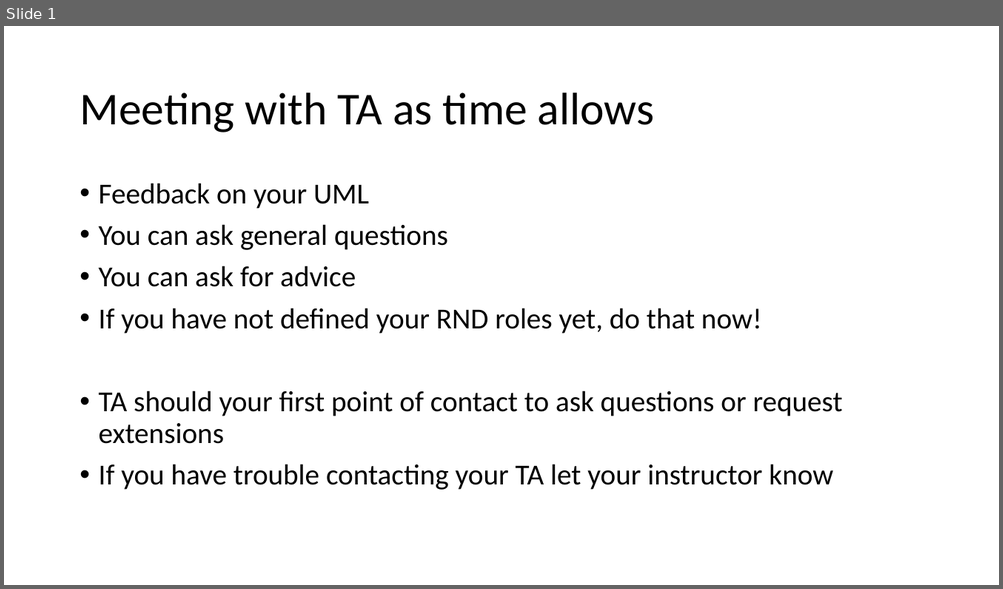
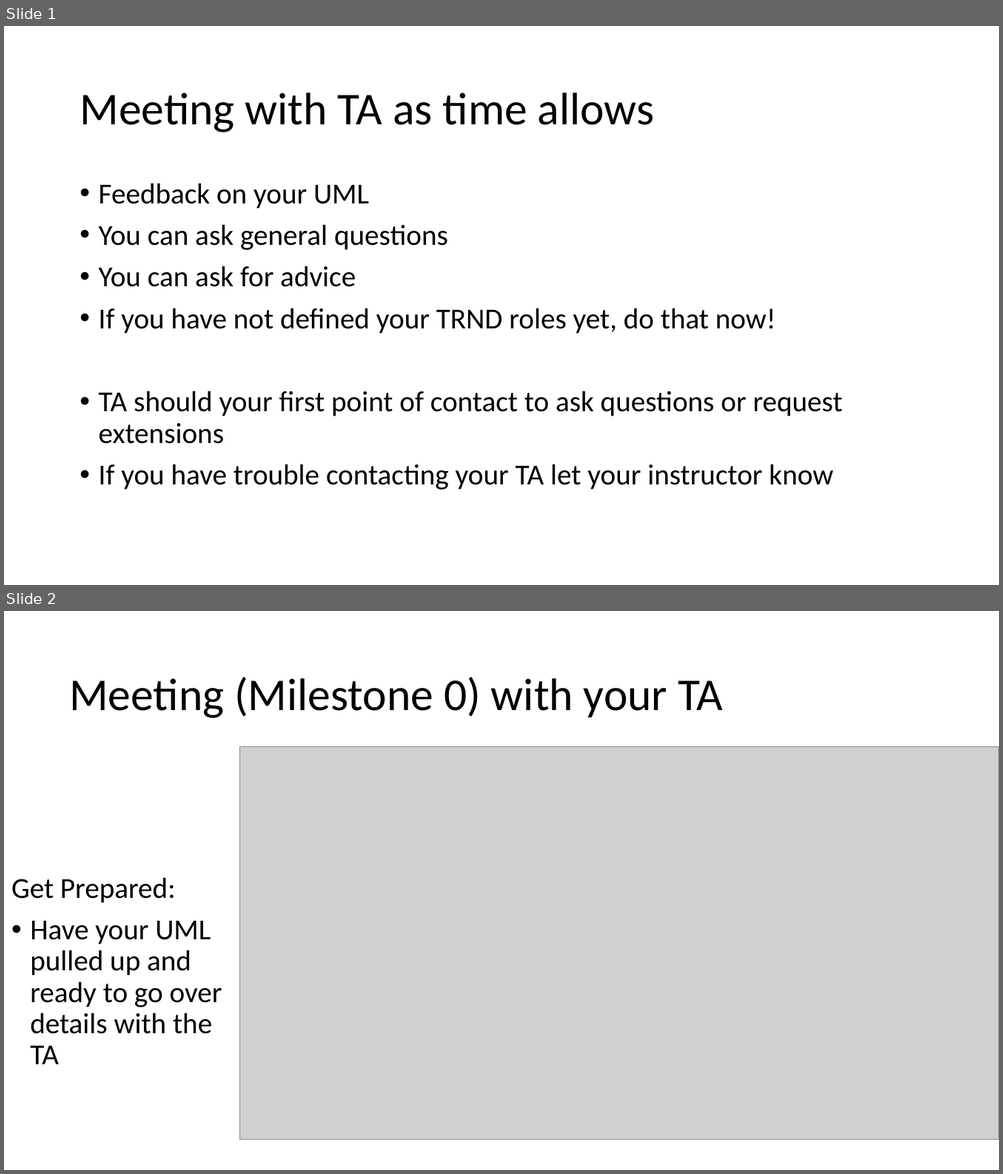
Before and after one commit to RHIT-CSSE/csse220, a slide deck: ClassMaterials/PairProgrammingAndSourceControl/Part7-TA-Meetings.pptx. Shown one above the other, each under a label of ours: slide 1 before the commit, slides 1 and 2 after it. The pictures are 1003x589 and 1003x1174 pixels, drawn with LibreOffice and Linux fonts; fonts in the diff are those of the drawing; grey boxes stand for pictures. Boxes give left, top, right and bottom in pixels: in the first picture for what was removed or moved away, otherwise in the second. Text is boxed around its words. In the diff, an @@ line names an element or a change of style, - is before the commit and + after.

```diff
--- a/ClassMaterials/PairProgrammingAndSourceControl/Part7-TA-Meetings.pptx
+++ b/ClassMaterials/PairProgrammingAndSourceControl/Part7-TA-Meetings.pptx
@@ slide 2 added at [4, 611, 999, 1170], background #FFFFFF @@
@@ title added at [69, 677, 723, 718], 44 pt, text #000000 @@
+Meeting (Milestone 0) with your TA
@@ picture added at [240, 747, 999, 1140] @@
@@ text added at [11, 877, 222, 1065], 28 pt, text #000000 @@
+Get Prepared:
+• Have your UML pulled up and ready to go over details with the TA
@@ slide 1 changed as well @@
@@ text at [99, 308, 776, 334]: text changed @@
-• If you have not defined your RND roles yet, do that now!
+• If you have not defined your TRND roles yet, do that now!
```
Also in this commit, not shown: 1 other slide changed, 1 other slide added, 14 other files.
